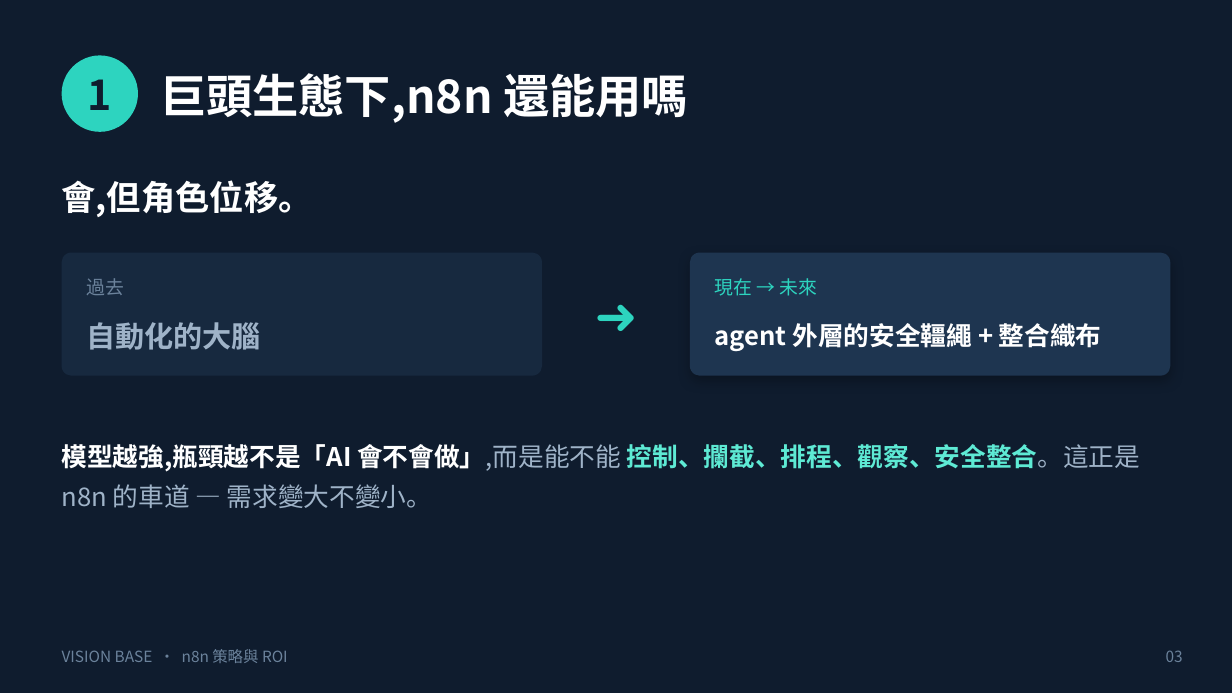
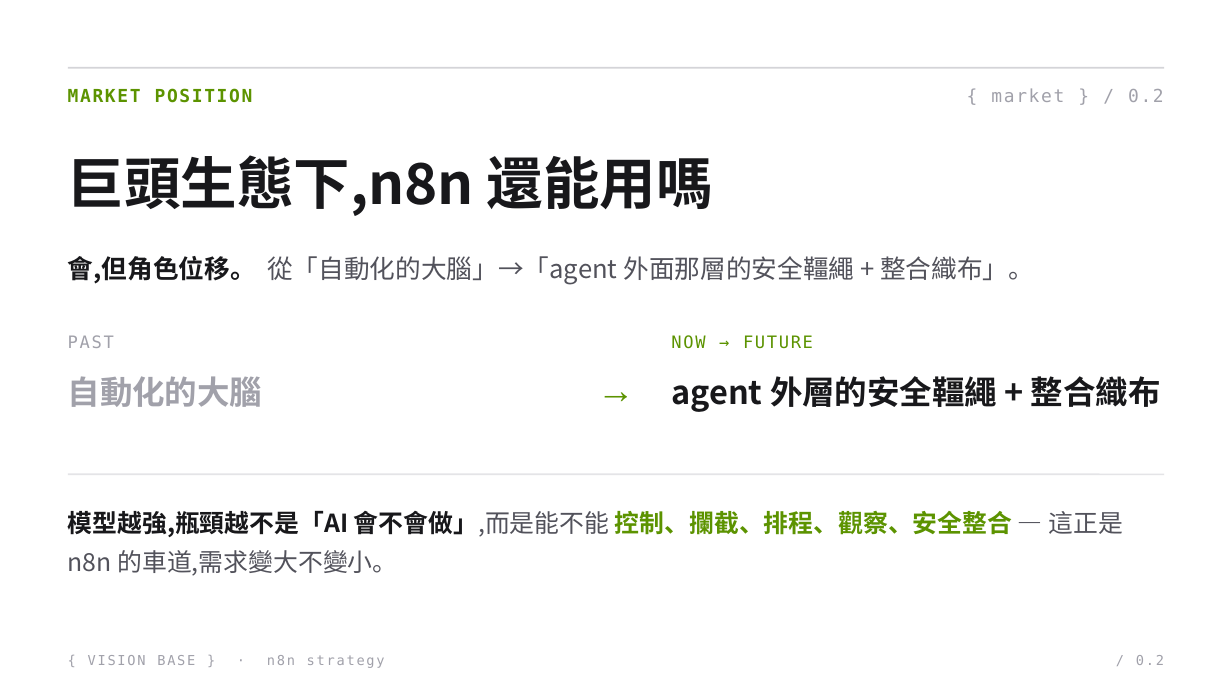
Before and after one commit to VistwinDev/VistwinDev.github.io, a slide deck: slide 3 of content/98 資料/Strategy/2026-06-25_n8n-stack-ROI.pptx. Drawn at 1232x693 pixels with LibreOffice and Linux fonts; fonts in the diff are those of the drawing. Boxes give left, top, right and bottom in pixels: in the first picture for what was removed or moved away, otherwise in the second. Text is boxed around its words. In the diff, an @@ line names an element or a change of style, - is before the commit and + after.

```diff
--- a/content/98 資料/Strategy/2026-06-25_n8n-stack-ROI.pptx
+++ b/content/98 資料/Strategy/2026-06-25_n8n-stack-ROI.pptx
@@ background #0F1C2E to #FFFFFF @@
@@ ellipse removed at box(62, 55, 138, 132) @@
@@ line added from (68, 68) to (1164, 68), #D4D4D8 1 pt @@
@@ text added at box(68, 88, 253, 103), 10.5 pt, text #5C9300, bold @@
+MARKET POSITION
@@ text removed at box(88, 79, 112, 110) @@
-1
@@ text added at box(991, 88, 1164, 102), 10.5 pt, text #A1A1AA @@
+{ market } / 0.2
@@ text "巨頭生態下,n8n 還能用嗎": place and size @@
-text "巨頭生態下,n8n 還能用嗎" at box(160, 73, 688, 123)
+text "巨頭生態下,n8n 還能用嗎" at box(68, 155, 713, 216)
@@ text "巨頭生態下,n8n 還能用嗎" at box(68, 155, 713, 216): size 27 to 33 pt, font Noto Sans CJK SC to Noto Sans CJK TC, text colour #FFFFFF to #18181B @@
@@ rounded rectangle removed at box(62, 253, 542, 376) @@
@@ text at box(68, 256, 1034, 284): text changed; size 20 to 15 pt; font Noto Sans CJK SC to Noto Sans CJK TC; text colour #FFFFFF to #52525B; bold off @@
-會,但角色位移。
+會,但角色位移。 從「自動化的大腦」→「agent 外面那層的安全韁繩 + 整合織布」。
@@ rounded rectangle removed at box(690, 253, 1170, 376) @@
@@ text removed at box(86, 278, 124, 295) @@
-過去
@@ text removed at box(715, 278, 817, 296) @@
-現在 → 未來
@@ text added at box(68, 335, 114, 348), 10 pt, text #A1A1AA @@
+PAST
@@ text at box(579, 351, 653, 425): text changed; size 30 to 22 pt; font Noto Sans CJK SC to Arial; text colour #2DD4BF to #5C9300 @@
-➜
+→
@@ text added at box(671, 335, 813, 349), 10 pt, text #5C9300 @@
+NOW → FUTURE
@@ text "自動化的大腦": place and size @@
-text "自動化的大腦" at box(86, 322, 261, 350)
+text "自動化的大腦" at box(68, 376, 263, 407)
@@ text "自動化的大腦" at box(68, 376, 263, 407): size 17 to 19 pt, font Noto Sans CJK SC to Noto Sans CJK TC, text colour #9FB3C8 to #A1A1AA @@
@@ text "agent 外層的安全韁繩 + 整合織布": place and size @@
-text "agent 外層的安全韁繩 + 整合織布" at box(715, 323, 1102, 352)
+text "agent 外層的安全韁繩 + 整合織布" at box(671, 376, 1161, 412)
@@ text "agent 外層的安全韁繩 + 整合織布" at box(671, 376, 1161, 412): size 15 to 19 pt, font Noto Sans CJK SC to Noto Sans CJK TC, text colour #FFFFFF to #18181B @@
@@ line added from (68, 474) to (1164, 474), #E4E4E7 1 pt @@
@@ text at box(68, 511, 1123, 576): text changed; size 15 to 14.5 pt; font Noto Sans CJK SC to Noto Sans CJK TC; text colour #9FB3C8 to #52525B @@
-模型越強,瓶頸越不是「AI 會不會做」,而是能不能 控制、攔截、排程、觀察、安全整合。這正是 n8n 的車道 — 需求變大不變小。
+模型越強,瓶頸越不是「AI 會不會做」,而是能不能 控制、攔截、排程、觀察、安全整合 — 這正是 n8n 的車道,需求變大不變小。
@@ text at box(88, 655, 385, 668): text changed; size 9 to 8 pt; font Noto Sans CJK SC to DejaVu Sans Mono; text colour #6B829B to #A1A1AA @@
-VISION BASE · n8n 策略與 ROI
+{ VISION BASE } · n8n strategy
@@ text at box(1136, 655, 1164, 665): text changed; size 9 to 8 pt; font Noto Sans CJK SC to DejaVu Sans Mono; text colour #6B829B to #A1A1AA @@
-03
+/ 0.2
```
Also in this commit, not shown: 8 other slides changed.
